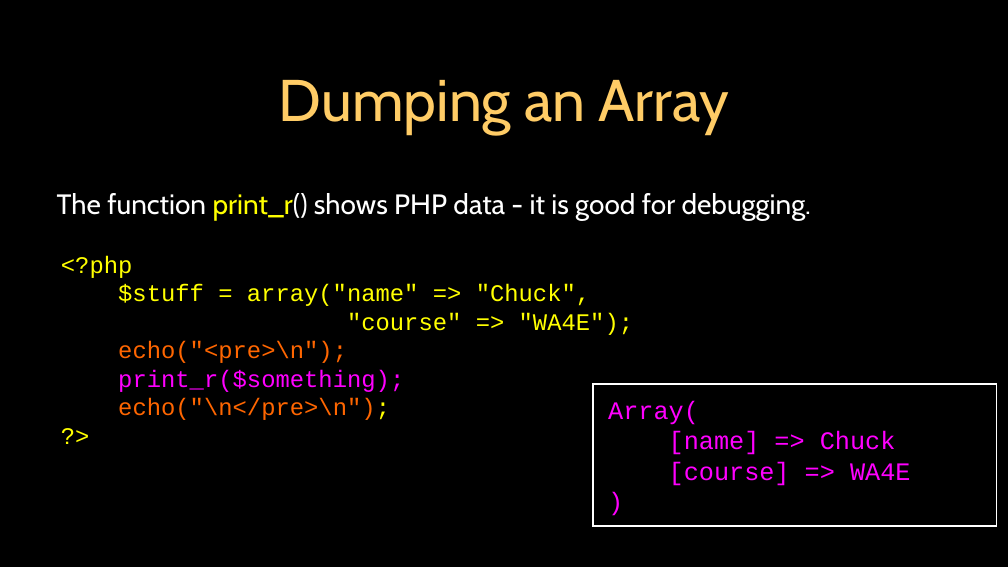
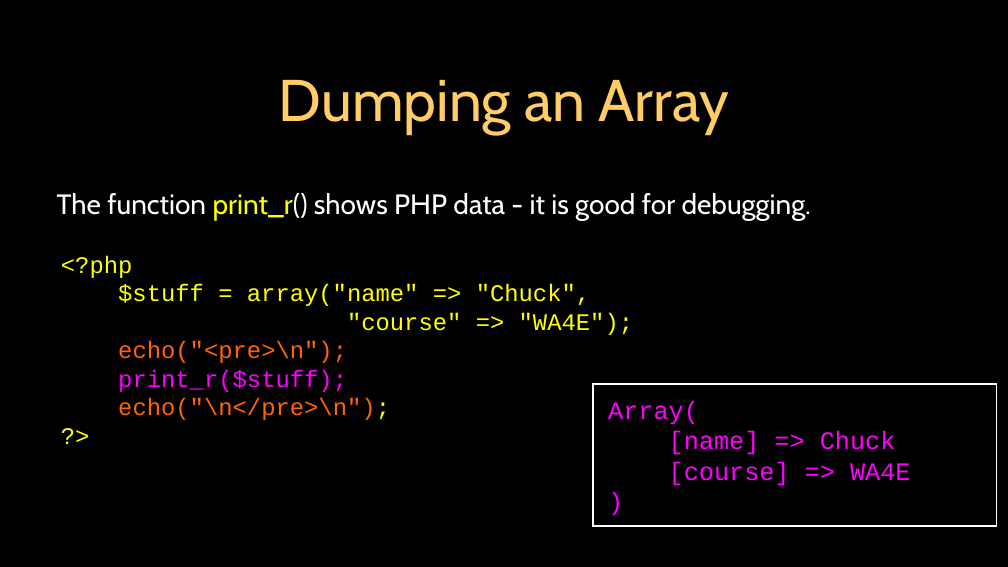
Before and after one commit to csev/wa4e, a slide deck: slide 6 of lectures/PHP-02-Arrays.ppt. Drawn at 1008x567 pixels with LibreOffice and Linux fonts; fonts in the diff are those of the drawing. Boxes give left, top, right and bottom in pixels: in the first picture for what was removed or moved away, otherwise in the second. Text is boxed around its words. In the diff, an @@ line names an element or a change of style, - is before the commit and + after.

Commit message:
Corrected variable name error on slide 6
The same var was referred to both as $stuff and as $something. Changed $something to $stuff and uploaded the edited ppt file replacing the earlier error-bearing version.

```diff
--- a/lectures/PHP-02-Arrays.ppt
+++ b/lectures/PHP-02-Arrays.ppt
@@ text at [118, 369, 347, 392]: text changed @@
-print_r($something);
+print_r($stuff);
```
Also in this commit, not shown: 2 other slides changed.
